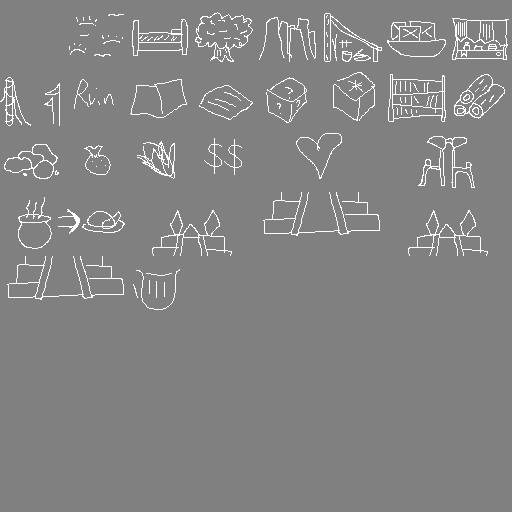
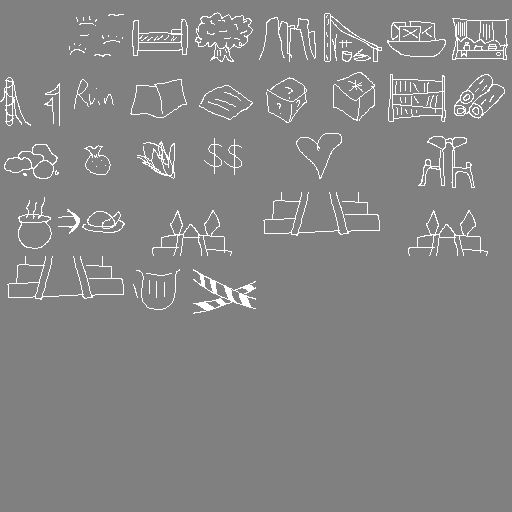
Layer changes from the first 512 × 512 image to the second:
painted on "Layer 1" over [193, 269, 256, 314]
